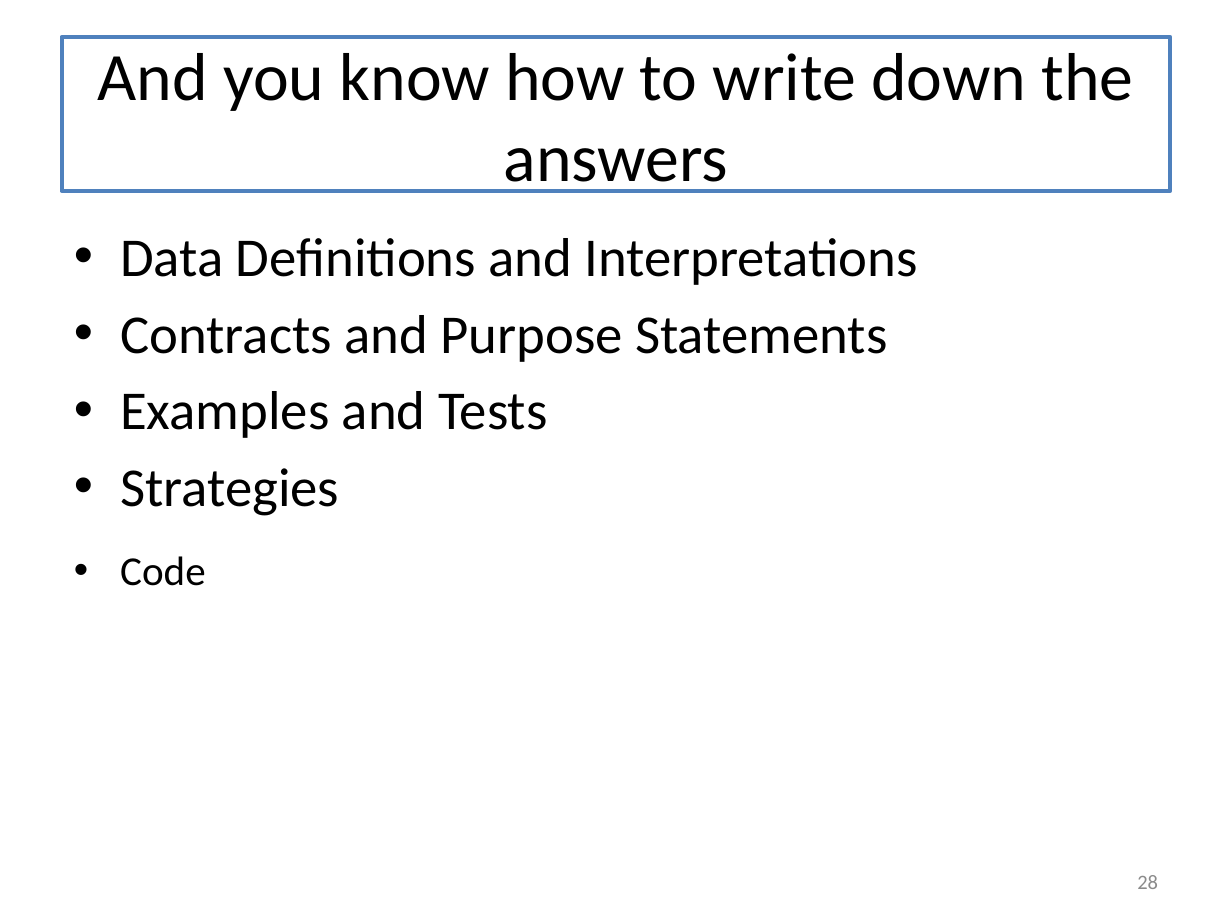
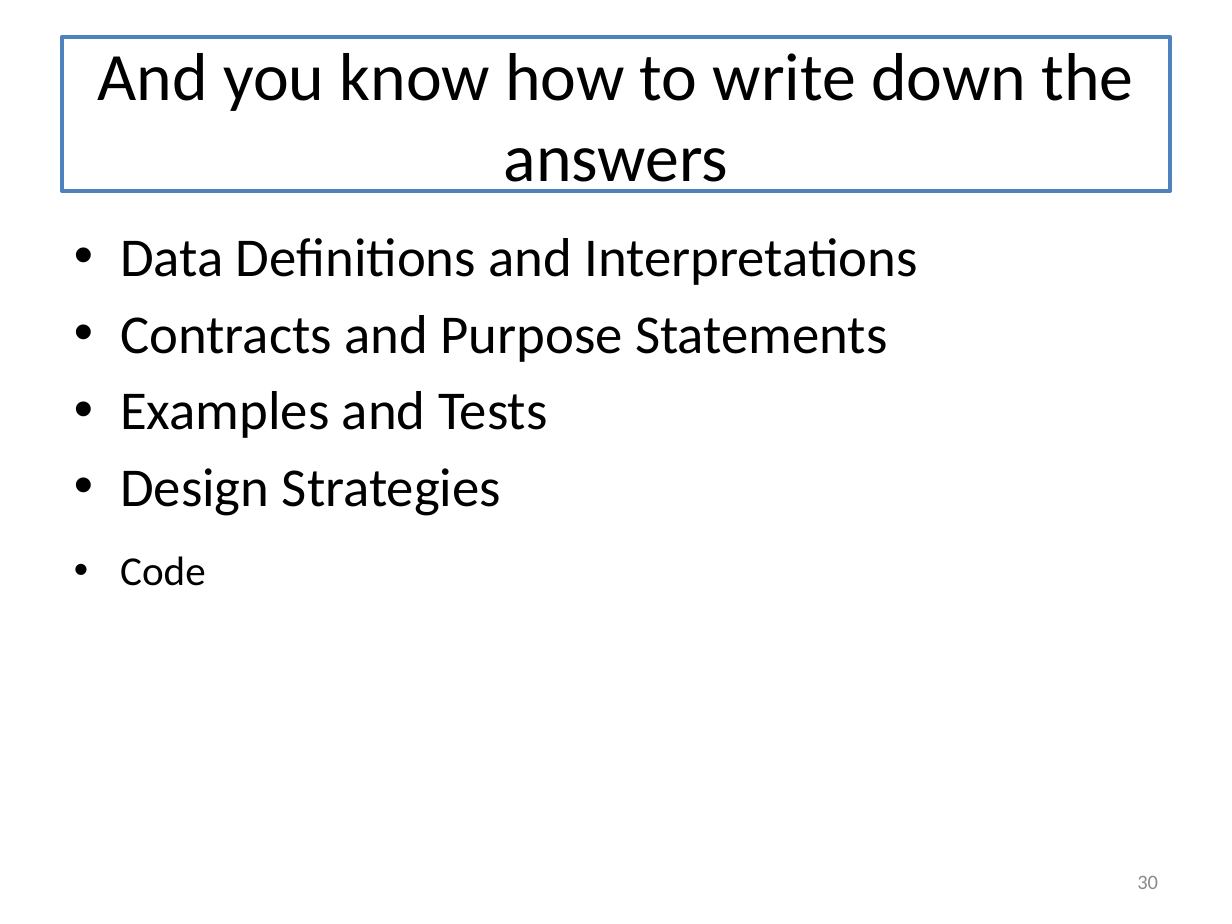
Before and after one commit to mwand/cs5010f16, a slide deck: slide 30 of Slides/Lesson 12.1 The Last Lecture.pptx (slide 28 before the commit). Drawn at 1232x924 pixels with LibreOffice and Linux fonts; fonts in the diff are those of the drawing. Boxes give left, top, right and bottom in pixels: in the first picture for what was removed or moved away, otherwise in the second. Text is boxed around its words. In the diff, an @@ line names an element or a change of style, - is before the commit and + after.

```diff
--- a/Slides/Lesson 12.1 The Last Lecture.pptx
+++ b/Slides/Lesson 12.1 The Last Lecture.pptx
@@ text at [120, 468, 501, 516]: text changed @@
-• Strategies
+• Design Strategies
@@ page number at [1137, 876, 1158, 889]: text changed @@
-28
+30
```
Also in this commit, not shown: 10 other slides changed, 5 slides added, 3 slides removed.
